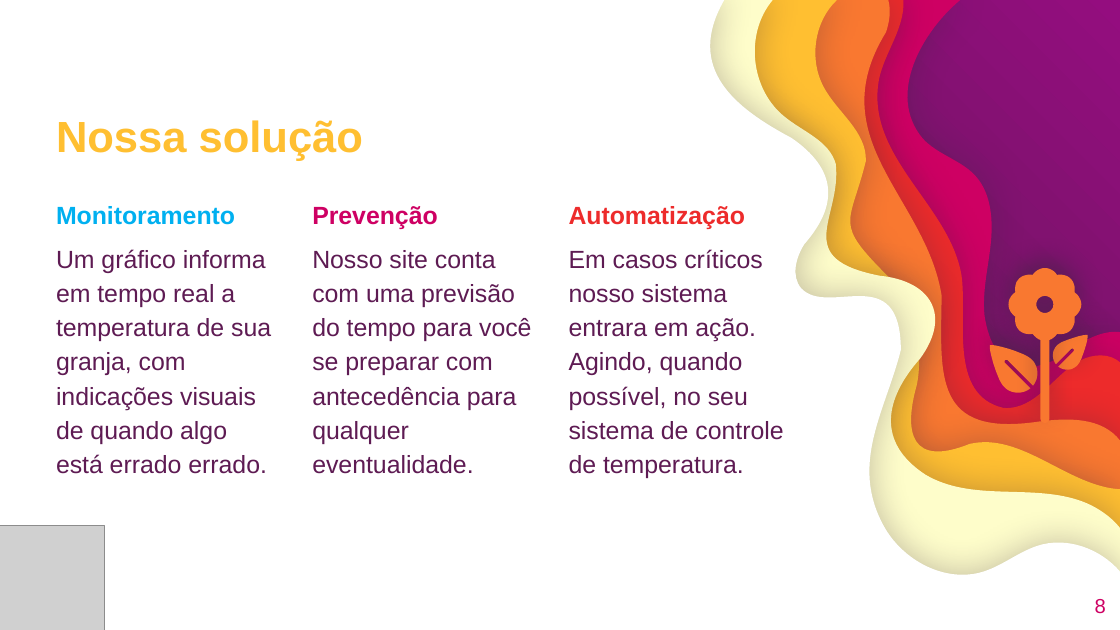
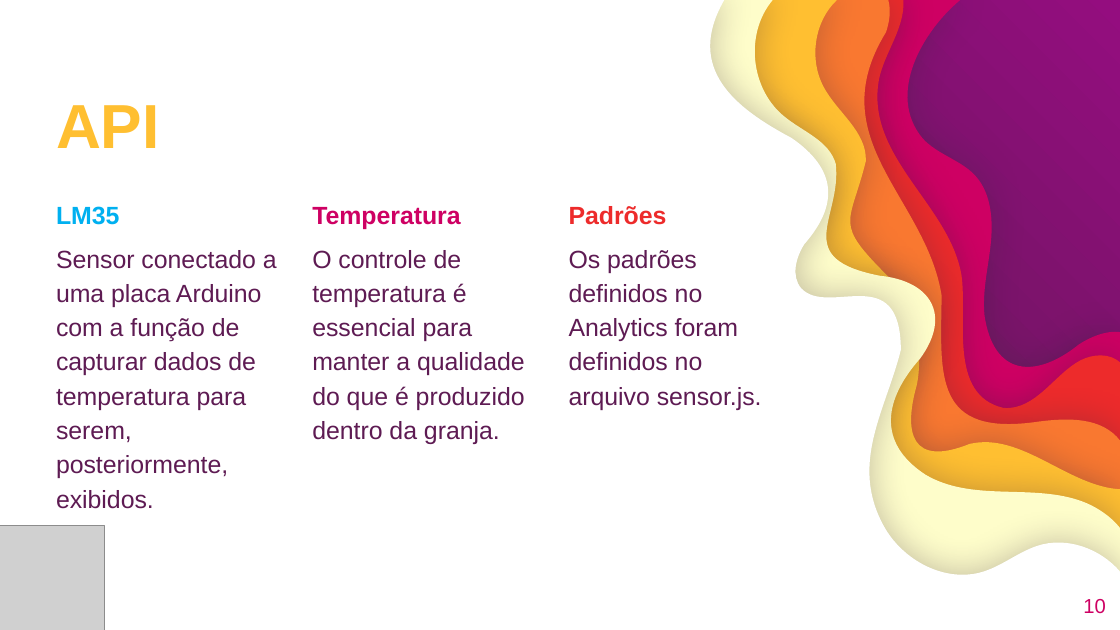
Before and after one commit to GustavoQuaresma/TECCHICKEN-DOCUMENTACAO, a slide deck: slide 10 of SPRINT2/slide pi - Copia.pptx (slide 8 before the commit). Drawn at 1120x630 pixels with LibreOffice and Linux fonts; fonts in the diff are those of the drawing; grey boxes stand for pictures. Boxes give left, top, right and bottom in pixels: in the first picture for what was removed or moved away, otherwise in the second. Text is boxed around its words. In the diff, an @@ line names an element or a change of style, - is before the commit and + after.

```diff
--- a/SPRINT2/slide pi - Copia.pptx
+++ b/SPRINT2/slide pi - Copia.pptx
@@ title at [56,105,160,148]: text changed; size 28 to 40 pt @@
-Nossa solução
+API
@@ text at [56,206,277,509]: text changed @@
-Monitoramento
-Um gráfico informa em tempo real a temperatura de sua granja, com indicações visuais de quando algo está errado errado.
+LM35
+Sensor conectado a uma placa Arduino com a função de capturar dados de temperatura para serem, posteriormente, exibidos.
@@ text at [312,207,525,444]: text changed @@
-Prevenção
-Nosso site conta com uma previsão do tempo para você se preparar com antecedência para qualquer eventualidade.
+Temperatura
+O controle de temperatura é essencial para manter a qualidade do que é produzido dentro da granja.
@@ text at [569,206,762,410]: text changed @@
-Automatização
-Em casos críticos nosso sistema entrara em ação. Agindo, quando possível, no seu sistema de controle de temperatura.
+Padrões
+Os padrões definidos no Analytics foram definidos no arquivo sensor.js.
@@ freeform shape removed at [1008,268,1081,422] @@
@@ freeform shape removed at [990,345,1038,393] @@
@@ freeform shape removed at [1053,335,1088,370] @@
@@ page number at [1083,599,1105,614]: text changed @@
-8
+10
```
Also in this commit, not shown: 2 other slides changed, 3 slides added, 2 slides removed.
